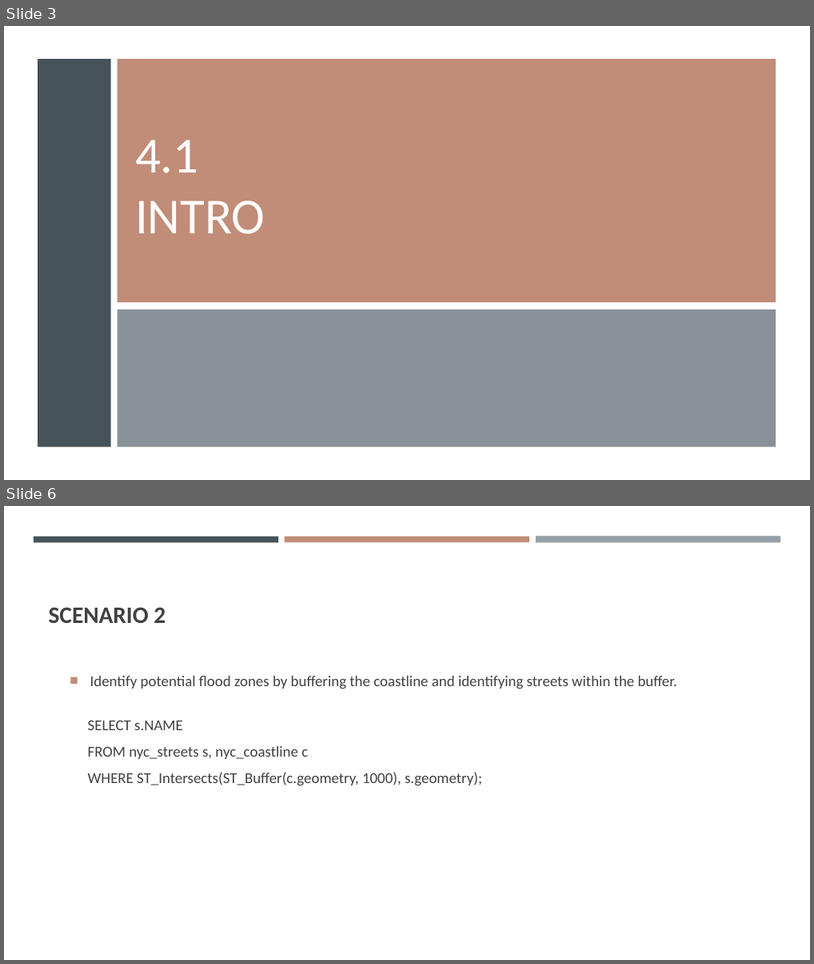
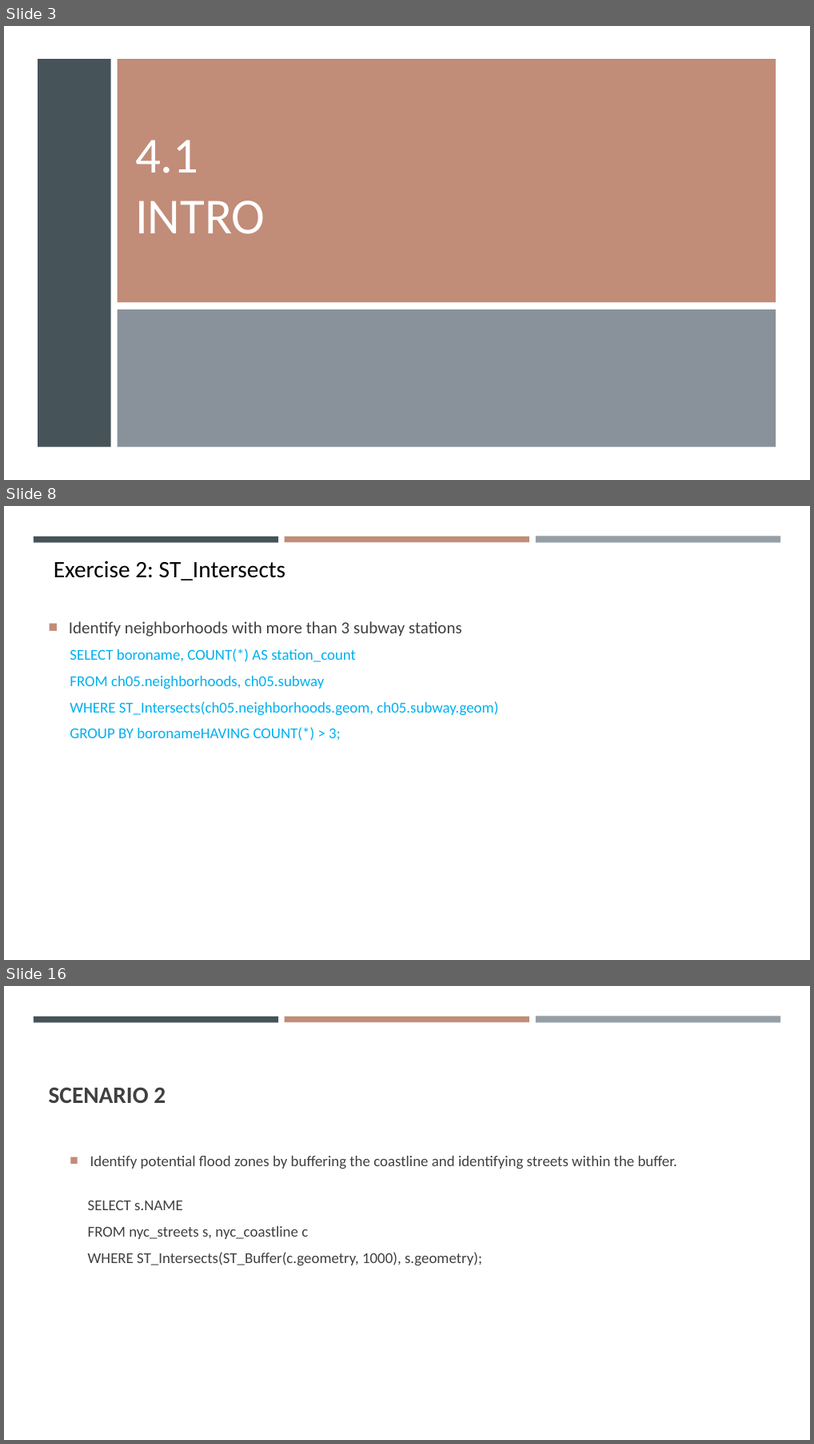
Before and after one commit to gisynw/ssj-376, a slide deck: docs/Lectures/Week05/Week05_Park02.pptx. Shown one above the other, each under a label of ours: slides 3 and 6 before the commit, slides 3, 8 and 16 after it; the slides between them are not shown. The pictures are 814x964 and 814x1444 pixels, drawn with LibreOffice and Linux fonts; fonts in the diff are those of the drawing. Boxes give left, top, right and bottom in pixels: in the first picture for what was removed or moved away, otherwise in the second. Text is boxed around its words. In the diff, an @@ line names an element or a change of style, - is before the commit and + after.

```diff
--- a/docs/Lectures/Week05/Week05_Park02.pptx
+++ b/docs/Lectures/Week05/Week05_Park02.pptx
@@ slide 8 added at (4, 506, 810, 960), background #FFFFFF; not listed: 3 template elements that a slide beside it also shows @@
@@ text added at (54, 561, 286, 580), 28 pt, text #000000 @@
+Exercise 2: ST_Intersects
@@ text added at (69, 621, 498, 740), 18 pt, text #00B0F0 @@
+■ Identify neighborhoods with more than 3 subway stations
+  SELECT boroname, COUNT(*) AS station_count
+  FROM ch05.neighborhoods, ch05.subway
+  WHERE ST_Intersects(ch05.neighborhoods.geom, ch05.subway.geom)
+  GROUP BY boronameHAVING COUNT(*) > 3;
@@ what was slide 6 is now slide 16 @@
```
Also in this commit, not shown: 2 slides changed, 9 other slides added.
